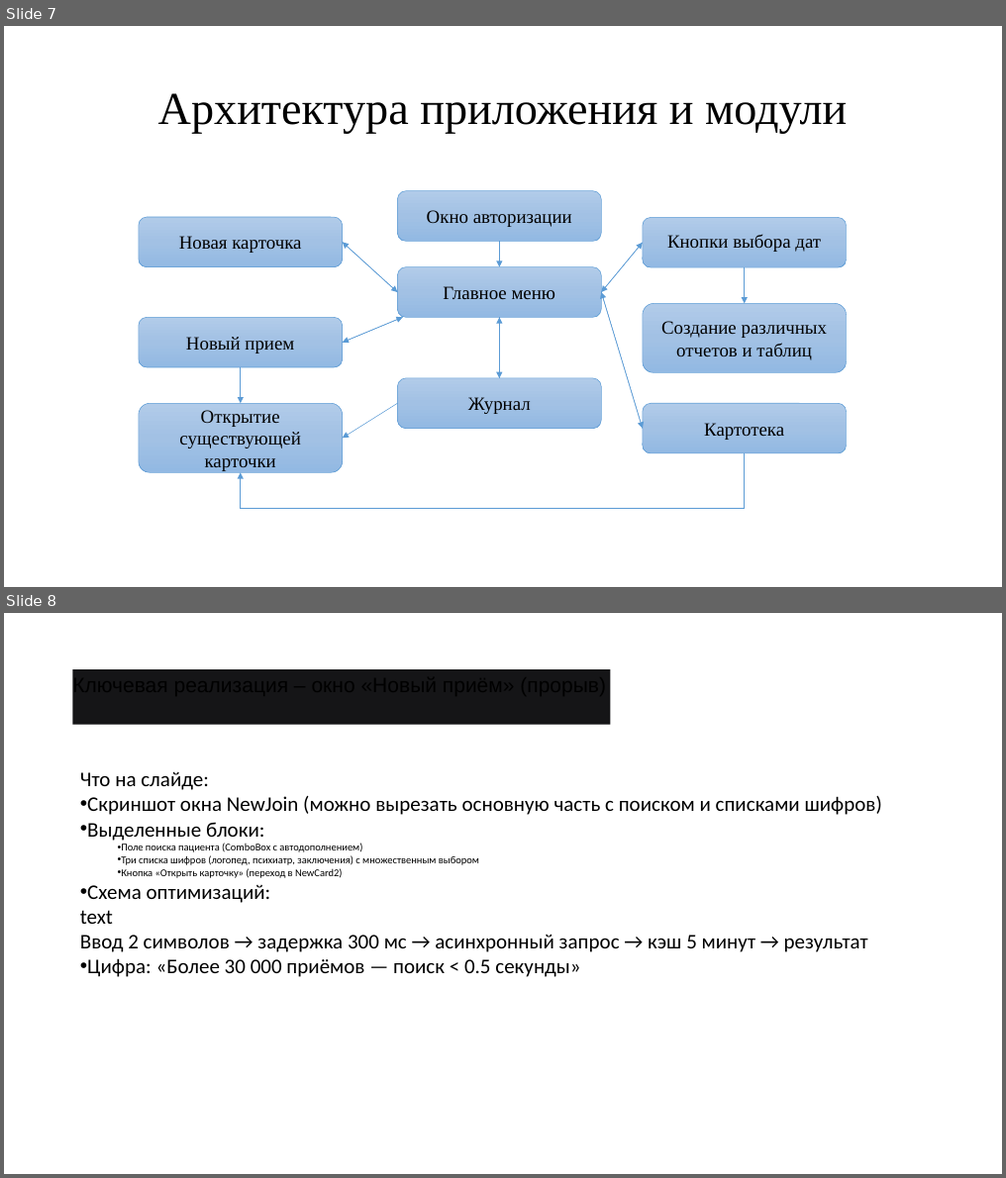
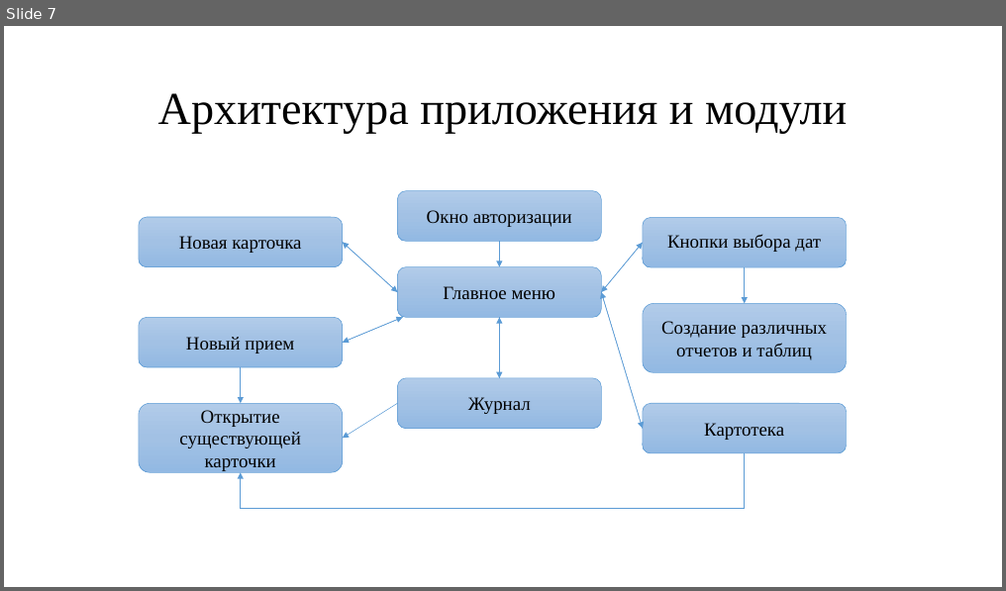
Before and after one commit to Nikitos1408/preddippract, a slide deck: ИСР 1.2/ИСР 1.2 защита УгаринНА.pptx. Shown one above the other, each under a label of ours: slides 7 and 8 before the commit, slide 7 after it. The pictures are 1006x1178 and 1006x591 pixels, drawn with LibreOffice and Linux fonts; fonts in the diff are those of the drawing. Boxes give left, top, right and bottom in pixels: in the first picture for what was removed or moved away, otherwise in the second. Text is boxed around its words. In the diff, an @@ line names an element or a change of style, - is before the commit and + after.

```diff
--- a/ИСР 1.2/ИСР 1.2 защита УгаринНА.pptx
+++ b/ИСР 1.2/ИСР 1.2 защита УгаринНА.pptx
@@ slide 8 removed at box(4, 613, 1002, 1174), background #FFFFFF @@
@@ title removed at box(73, 672, 611, 722) @@
-Ключевая реализация – окно «Новый приём» (прорыв)
@@ text removed at box(80, 771, 882, 977) @@
-Что на слайде:
-• Скриншот окна NewJoin (можно вырезать основную часть с поиском и списками шифров)
-• Выделенные блоки:
-  • Поле поиска пациента (ComboBox с автодополнением)
-  • Три списка шифров (логопед, психиатр, заключения) с множественным выбором
-  • Кнопка «Открыть карточку» (переход в NewCard2)
-• Схема оптимизаций:
-text
-Ввод 2 символов → задержка 300 мс → асинхронный запрос → кэш 5 минут → результат
-• Цифра: «Более 30 000 приёмов — поиск < 0.5 секунды»
```
